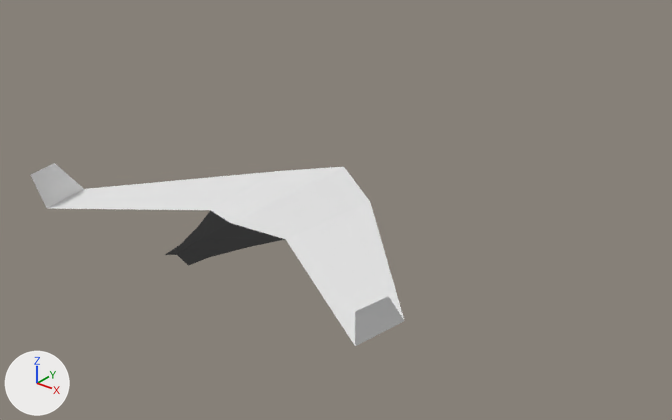
An edit to the Blender file blender/ship.blend, drawn before and after from the same camera.
Both versions are drawn from a camera (50 mm lens) standing at (5.82, -6.03, 4.24) and looking at (-0.32, 1.64, -0.52). The lights are fixed; the arrows at lower left show +X, +Y and +Z.

The first picture shows 'Ship'.
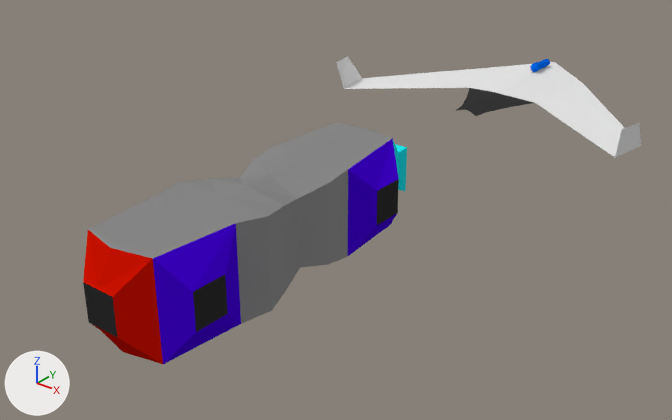
What changed in the scene script:
```text
Add mat_lblue:
    mat_lblue = diffuse_material('LBlue')
    mat_lblue.base_color = (0.0135, 0.755, 0.8)  # cyan #1fe1e7
Add mat_black:
    mat_black = diffuse_material('Black')
    mat_black.base_color = (0.0272, 0.0272, 0.0272)  # black #2e2e2e
Add mat_red:
    mat_red = diffuse_material('Red')
    mat_red.base_color = (0.627, 0.00637, 0.0)  # red #cf1300
Add mat_metal:
    mat_metal = diffuse_material('Metal')
    mat_metal.base_color = (0.253, 0.253, 0.253)  # grey #8a8a8a
Add mat_blue:
    mat_blue = diffuse_material('Blue')
    mat_blue.base_color = (0.0579, 0.0, 0.723)  # purple #4400dd
Add me_cube:
    me_cube.from_pydata(...)  # 49 vertices, 33 faces; spans x 0.0..0.37, y -1.1..1.24, z 0.0..0.29
    # faces by material slot: [12, 6, 2, 4, 9]
    me_cube.materials.append(mat_metal)  # grey #8a8a8a
    me_cube.materials.append(mat_blue)  # purple #4400dd
    me_cube.materials.append(mat_red)  # red #cf1300
    me_cube.materials.append(mat_black)  # black #2e2e2e
    me_cube.materials.append(mat_lblue)  # cyan #1fe1e7
Change ob_cylinder:
    remove ob_cylinder.hide_render = True
Change ob_ship:
    ob_ship.location: (0.0, 0.0, 0.0) -> (0.0, 5.021, 0.0)
Add ob_cube_001:
    ob_cube_001 = bpy.data.objects.new('Cube.001', me_cube)
    ob_cube_001.location = (0.0, 0.0, 0.0)
    ob_cube_001.scale = (1.8, 1.8, 1.8)
    _m = ob_cube_001.modifiers.new('Mirror', 'MIRROR')
    _m.use_axis = (True, False, True)
    _m.merge_threshold = 0.0085
```

Where the change shows, as pixel boxes (x1, y1, x2, y2) in the pictures (672 x 420 px):
'Cube.001', added
    after: (83, 122, 407, 364)
    faces in mat_metal (grey #8a8a8a): (88, 122, 392, 324)
    faces in mat_blue (purple #4400dd): (153, 138, 399, 364)
    faces in mat_red (red #cf1300): (83, 230, 163, 364)
    faces in mat_black (black #2e2e2e): (83, 179, 399, 337)
    faces in mat_lblue (cyan #1fe1e7): (393, 141, 407, 191)
'Ship', moved
    before: (31, 163, 404, 346)
    after: (336, 56, 641, 158)
'Cylinder', shown
    after: (530, 59, 550, 72)
